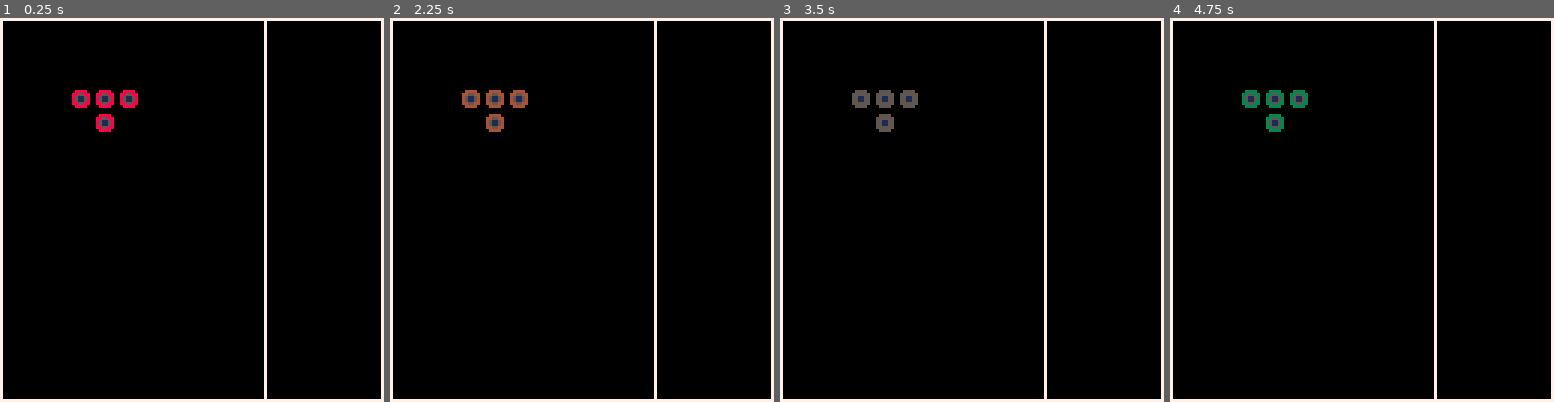
Above: before the commit, frames 1-4 (left to right).
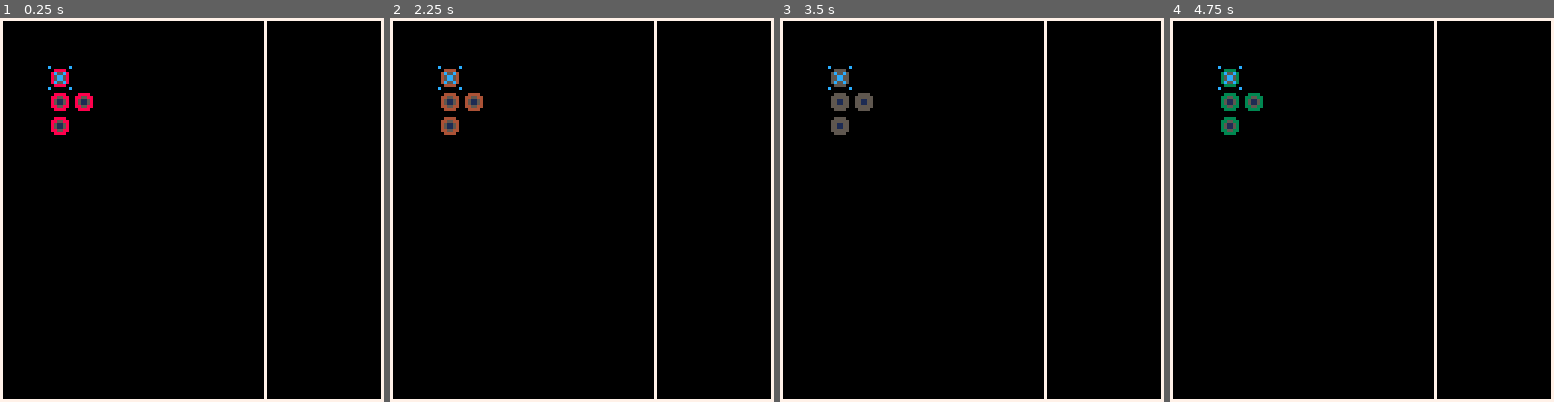
Above: after the commit, the same moments.

Repository: eduszesz/letris
Game: PICO-8 cartridge letris.p8
The game is run twice, just before and just after one commit, with the same random seed, the same clock (stepped at 60 frames per second) and the same inputs.
Inputs:
- Up to frame 1 (0.25 s): no input
- Up to frame 2 (2.25 s): tap X (X key) at 1.07, 2.07 s
- Up to frame 3 (3.5 s): tap X (X key) every 0.33 s from 2.4 to 3.4 s
- Up to frame 4 (4.75 s): tap X (X key) every 0.33 s from 3.73 to 4.73 s

The runs differ from the first frame. In frame 1, 1.4% of the frame differs, in the area x 12-36%, y 12-31%; in frame 2, 1.4%; in frame 3, 1.3%; in frame 4, 1.4%.

Commit message:
draw_p improved

Diff:
--- a/letris.p8
+++ b/letris.p8
@@ -9,6 +9,8 @@
 	px=16
 	py=16
 	p={{1,1,1},{0,1}}
+	p1={{1,0},{1,1},{1,0}}
+	p2={{0,1},{1,1,1}}
 	co=flr(rnd(15)+1)
 end
 
@@ -24,16 +26,18 @@
 function _draw()
 	cls()
 	pal(14,co)
-	draw_p()
+	draw_p(p1)
 	rect(0,0,127,127,7)
 	rect(0,0,88,127,7)
+	spr(3,px,py)
 end
 
-function draw_p()
+function draw_p(_p)
+	local p=_p
 	for i=1,#p do
 		for j=1,#p[i] do
 			if p[i][j]==1 then
-				spr(1,(px-1)+j*8,(py-1)+8*i)
+				spr(1,px+(j-1)*8,py+(i-1)*8)
 			end
 		end
 	end
@@ -42,8 +46,8 @@
 000000000000000000000000c000000c000000000000000000000000000000000000000000000000000000000000000000000000000000000000000000000000
 0000000000eeee000066660000000000000000000000000000000000000000000000000000000000000000000000000000000000000000000000000000000000
 007007000ee55ee00665566000c00c00000000000000000000000000000000000000000000000000000000000000000000000000000000000000000000000000
-000770000e5115e00651156000000000000000000000000000000000000000000000000000000000000000000000000000000000000000000000000000000000
-000770000e5115e00651156000000000000000000000000000000000000000000000000000000000000000000000000000000000000000000000000000000000
+000770000e5115e006511560000cc000000000000000000000000000000000000000000000000000000000000000000000000000000000000000000000000000
+000770000e5115e006511560000cc000000000000000000000000000000000000000000000000000000000000000000000000000000000000000000000000000
 007007000ee55ee00665566000c00c00000000000000000000000000000000000000000000000000000000000000000000000000000000000000000000000000
 0000000000eeee000066660000000000000000000000000000000000000000000000000000000000000000000000000000000000000000000000000000000000
 000000000000000000000000c000000c000000000000000000000000000000000000000000000000000000000000000000000000000000000000000000000000
